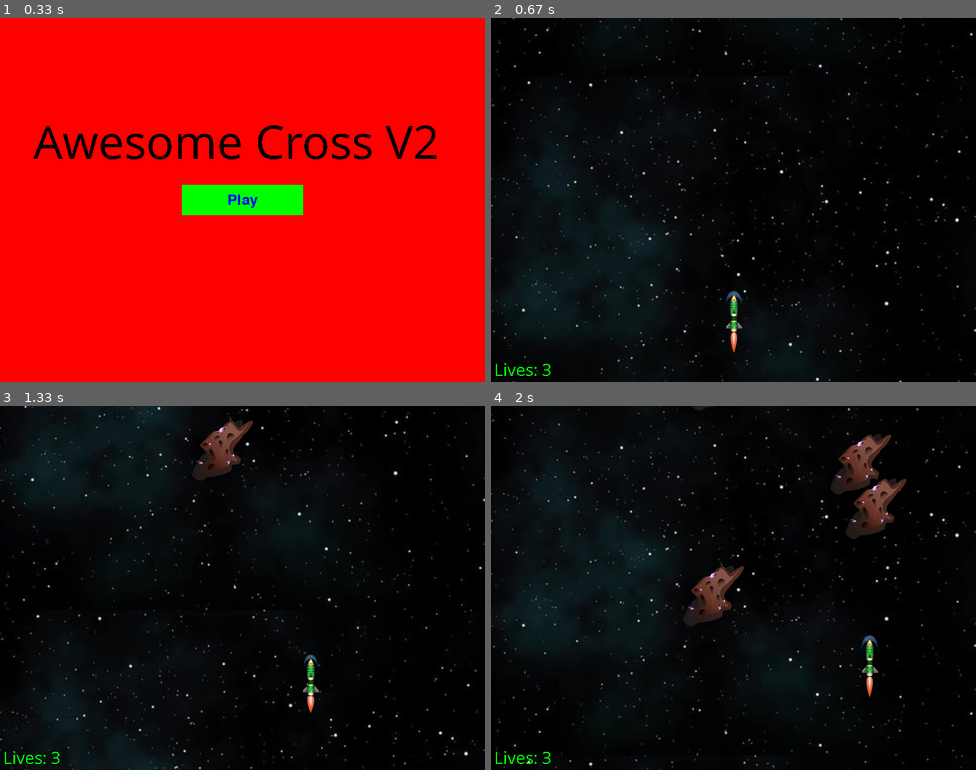
Above: before the commit, frames 1-4 (two rows, left to right).
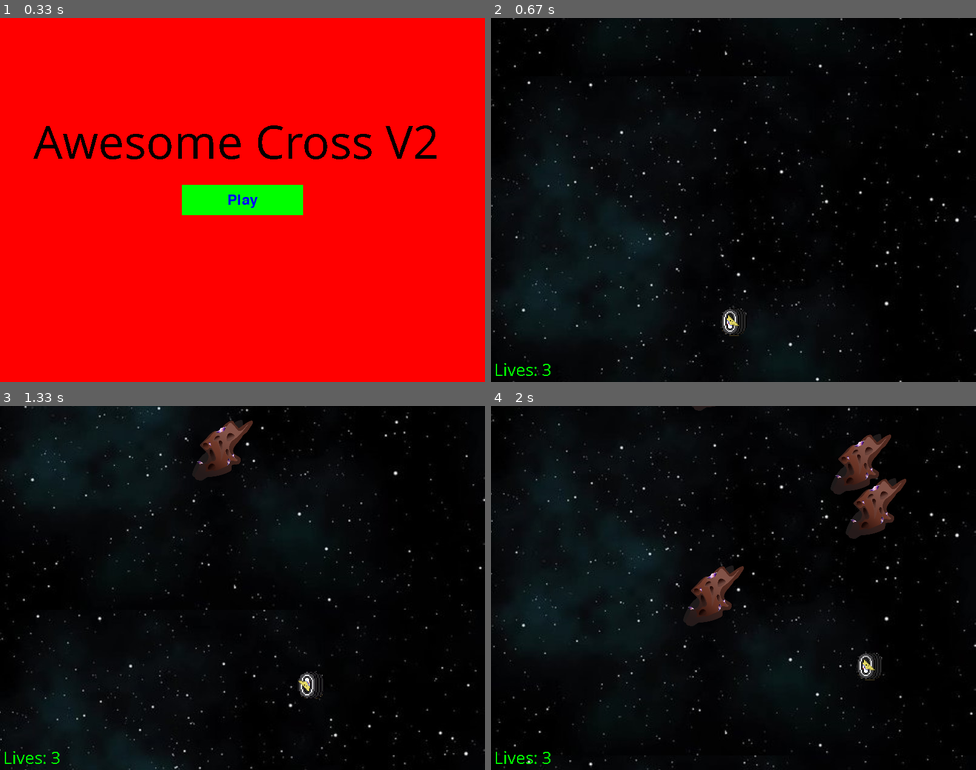
Above: after the commit, the same moments.

Repository: AndrewFagan04/CS_370_AwexomeCross
Game: pygame game, started from spritestest.py
The game is run twice, just before and just after one commit, with the same random seed, the same clock (stepped at 60 frames per second) and the same inputs.
Inputs:
- Up to frame 1 (0.33 s): no input
- Up to frame 2 (0.67 s): click "Play" at 0.38 s
- Up to frame 3 (1.33 s): hold D 0.67-1.13 s; hold W from 1.17 s (still down)
- Up to frame 4 (2 s): release W at 1.47 s; hold D 1.5-1.97 s

Frame 1 is identical in both runs. In frame 2, 0.4% of the frame differs, in the area x 47-53%, y 75-92%; in frame 3, 0.4%; in frame 4, 0.4%, in the area x 75-81%, y 63-80%.

Commit message:
added the cheat sprites

Diff:
--- a/spritestest.py
+++ b/spritestest.py
@@ -24,7 +24,7 @@
 RED = (255, 0, 0)
 BLUE = (0, 0, 255)
 
-player_images = [pygame.transform.scale(pygame.image.load(f'sprites/player{i}.png').convert_alpha(), (28,103)) for i in range(1, 5)]
+player_images = [pygame.transform.scale(pygame.image.load(f'sprites/Cheat({i}).png').convert_alpha(), (50,50)) for i in range(1, 5)]
 class Player(pygame.sprite.Sprite):
     def __init__(self):
         super().__init__()
Binary file added: sprites/Cheat(1).png
Binary file added: sprites/Cheat(2).png
Binary file added: sprites/Cheat(3).png
Binary file added: sprites/Cheat(4).png
